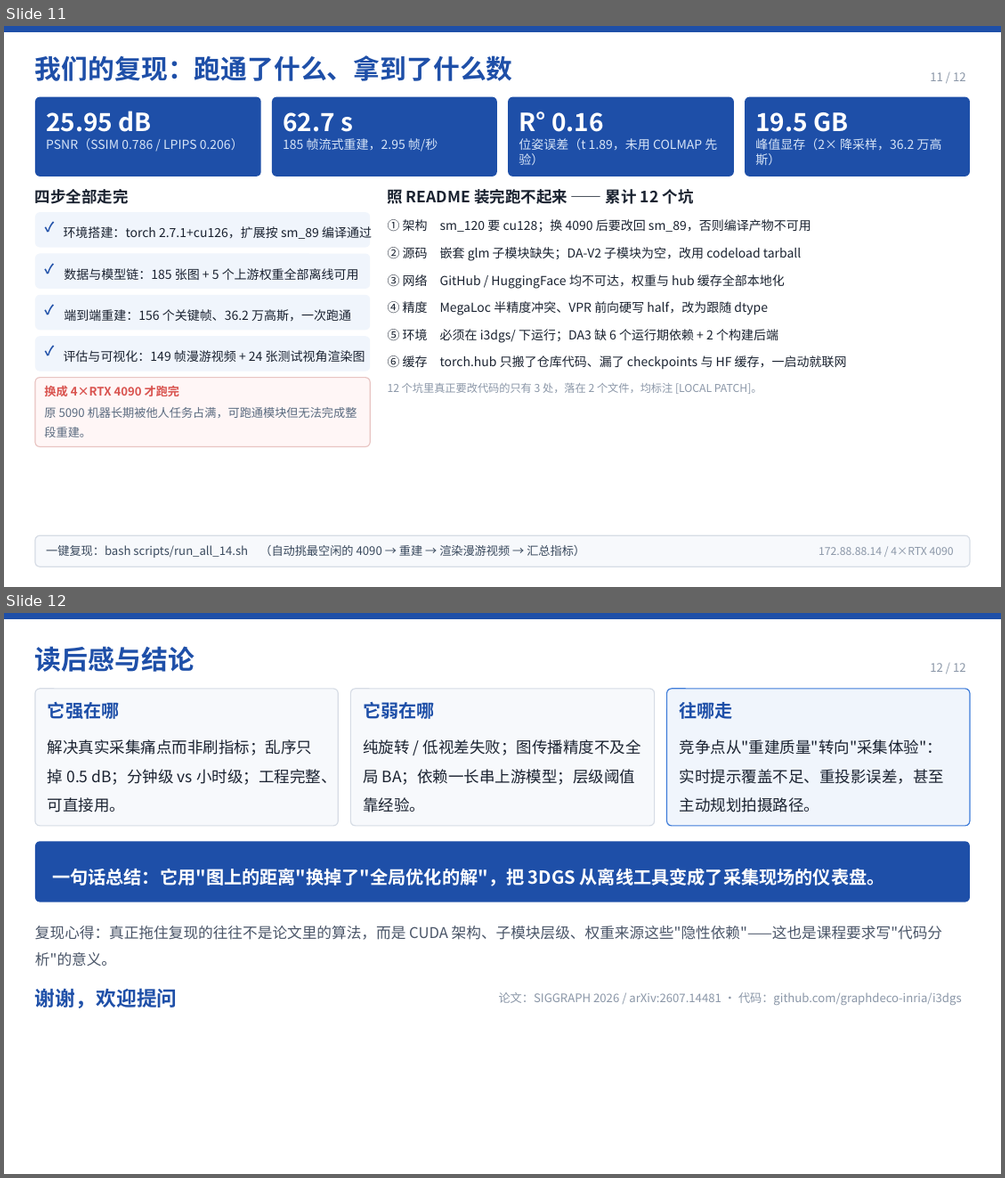
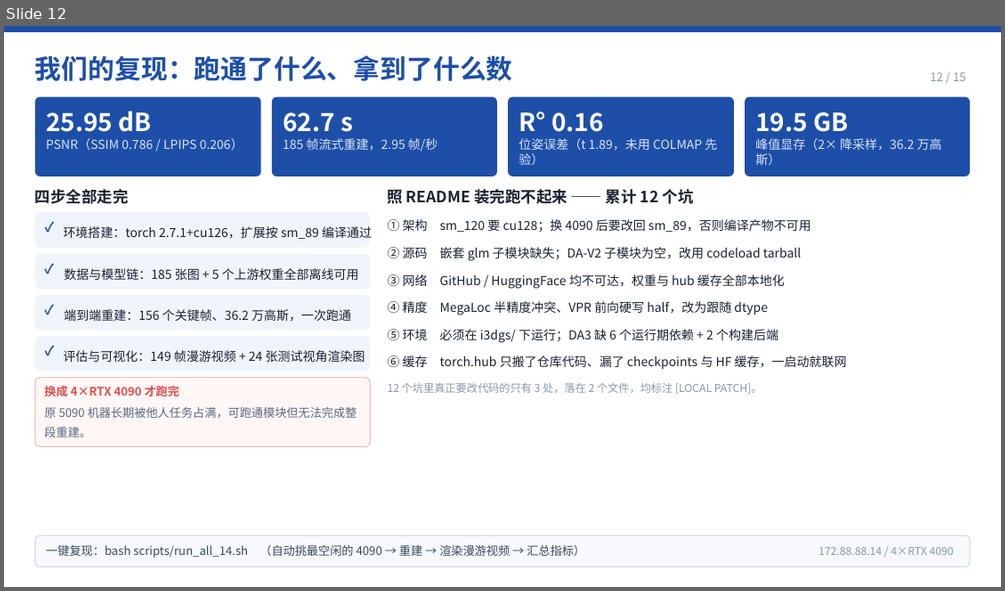
Before and after one commit to LeoZhengWei/ecnu-cs, a slide deck: ecnu-cg/02-PPT/PPT-即时三维高斯泼溅重建.pptx. Shown one above the other, each under a label of ours: slides 11 and 12 before the commit, slide 12 after it. The pictures are 1005x1178 and 1005x591 pixels, drawn with LibreOffice and Linux fonts; fonts in the diff are those of the drawing. Boxes give left, top, right and bottom in pixels: in the first picture for what was removed or moved away, otherwise in the second. Text is boxed around its words. In the diff, an @@ line names an element or a change of style, - is before the commit and + after.

```diff
--- a/ecnu-cg/02-PPT/PPT-即时三维高斯泼溅重建.pptx
+++ b/ecnu-cg/02-PPT/PPT-即时三维高斯泼溅重建.pptx
@@ slide 12 removed at (4, 613, 1001, 1174), background #FFFFFF @@
@@ rectangle removed at (4, 613, 1001, 619) @@
@@ text removed at (35, 646, 194, 672) @@
-读后感与结论
@@ text removed at (930, 663, 966, 672) @@
-12 / 12
@@ rounded rectangle removed at (35, 689, 339, 826) @@
@@ rounded rectangle removed at (351, 689, 655, 826) @@
@@ rounded rectangle removed at (666, 689, 970, 826) @@
@@ text removed at (48, 701, 120, 719) @@
-它强在哪
@@ text removed at (363, 701, 435, 719) @@
-它弱在哪
@@ text removed at (680, 702, 733, 719) @@
-往哪走
@@ text removed at (48, 739, 336, 812) @@
-解决真实采集痛点而非刷指标；乱序只掉 0.5 dB；分钟级 vs 小时级；工程完整、可直接用。
@@ text removed at (363, 739, 641, 812) @@
-纯旋转 / 低视差失败；图传播精度不及全局 BA；依赖一长串上游模型；层级阈值靠经验。
@@ text removed at (680, 739, 944, 812) @@
-竞争点从"重建质量"转向"采集体验"：实时提示覆盖不足、重投影误差，甚至主动规划拍摄路径。
@@ rounded rectangle removed at (35, 841, 971, 901) @@
@@ text removed at (52, 868, 885, 886) @@
-一句话总结：它用"图上的距离"换掉了"全局优化的解"，把 3DGS 从离线工具变成了采集现场的仪表盘。
@@ text removed at (35, 925, 942, 966) @@
-复现心得：真正拖住复现的往往不是论文里的算法，而是 CUDA 架构、子模块层级、权重来源这些"隐性依赖"——这也是课程要求写"代码分析"的意义。
@@ text removed at (35, 988, 178, 1008) @@
-谢谢，欢迎提问
@@ text removed at (499, 992, 962, 1005) @@
-论文：SIGGRAPH 2026 / arXiv:2607.14481 · 代码：github.com/graphdeco-inria/i3dgs
@@ what was slide 11 is now slide 12 @@
@@ slide 12 changed as well @@
@@ text at (930, 72, 966, 81): text changed @@
-11 / 12
+12 / 15
```
Also in this commit, not shown: 9 other slides changed, 5 slides added, 1 other slide removed, 26 other files.
